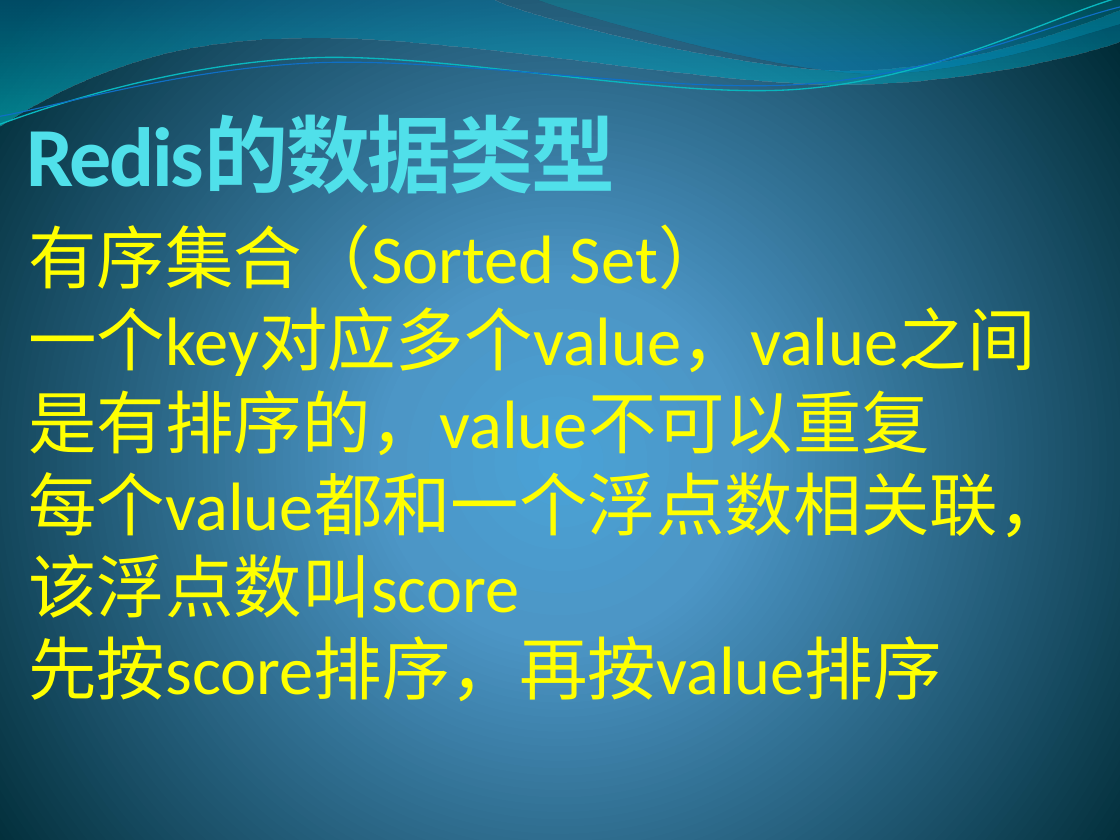
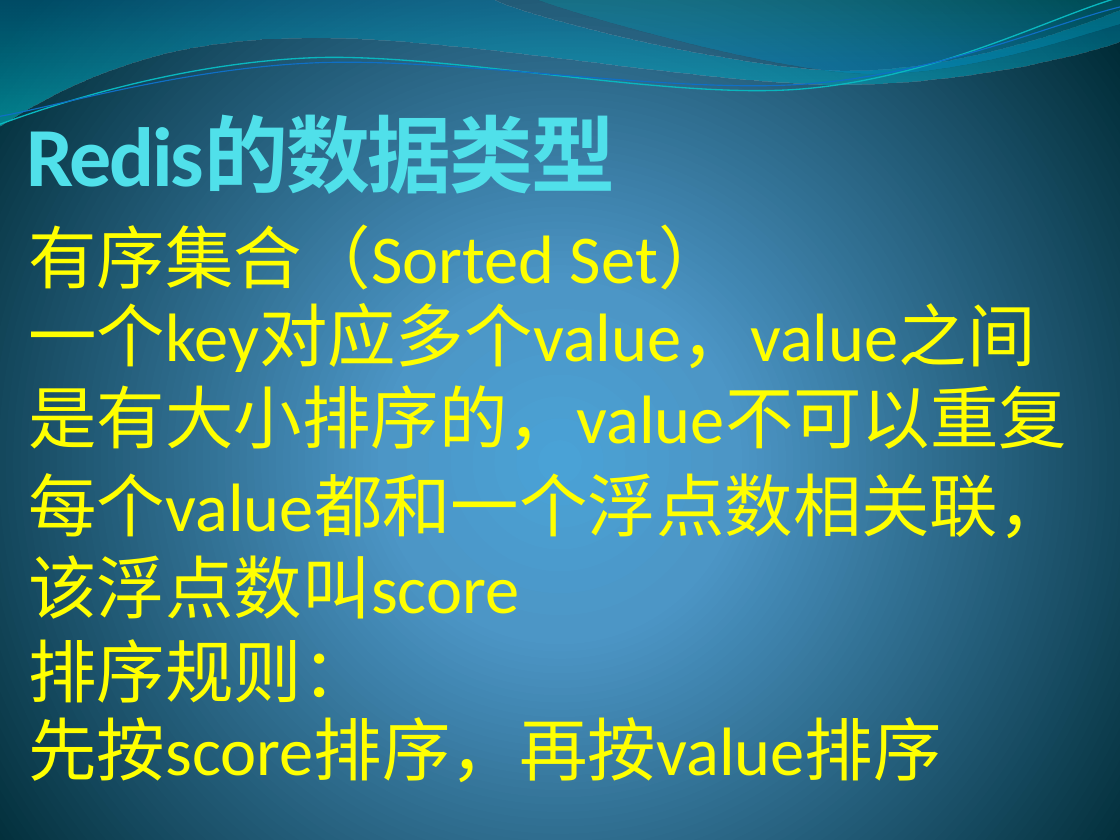
Before and after one commit to lixinjie1985/redis, a slide deck: slide 18 of docs/redis-01.pptx (slide 16 before the commit). Drawn at 1120x840 pixels with LibreOffice and Linux fonts; fonts in the diff are those of the drawing. Boxes give left, top, right and bottom in pixels: in the first picture for what was removed or moved away, otherwise in the second. Text is boxed around its words. In the diff, an @@ line names an element or a change of style, - is before the commit and + after.

Commit message:
update

```diff
--- a/docs/redis-01.pptx
+++ b/docs/redis-01.pptx
@@ text at (28, 296, 1066, 711): paragraphs removed @@
-一个key对应多个value，value之间是有排序的，value不可以重复
-每个value都和一个浮点数相关联，该浮点数叫score
-先按score排序，再按value排序
@@ text added at (28, 291, 1067, 460), 44 pt, text #FFFF00 @@
+一个key对应多个value，value之间是有大小排序的，value不可以重复
@@ text added at (28, 627, 370, 714), 44 pt, text #FFFF00 @@
+排序规则：
@@ text added at (28, 706, 941, 793), 44 pt, text #FFFF00 @@
+先按score排序，再按value排序
```
Also in this commit, not shown: 22 other slides changed, 15 slides added.
